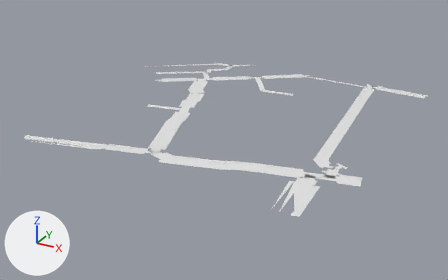
Two versions of the glTF model apps/client/public/world/chunk_0_5.glb, one commit apart.
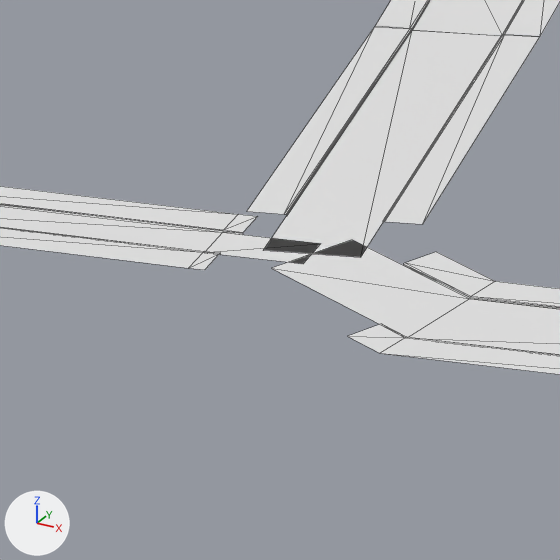
The first picture shows the older version from a camera (50 mm lens) standing at (277.0, -1456.0, 155.0) and looking at (87.0, -1111.0, -18.0). The close-ups show the older and then the newer version on the part from 27% to 40% of the width and 45% to 66% of the height of that picture. Only the edits that show in the close-ups are written down. The axes (+X, +Y, +Z) are drawn at lower left. The lights are the same throughout. The close-ups show mesh edges as thin lines. Vertices at exactly the same position are counted once.

In view in the first close-up: 'curb', 'road', 'sidewalk'.
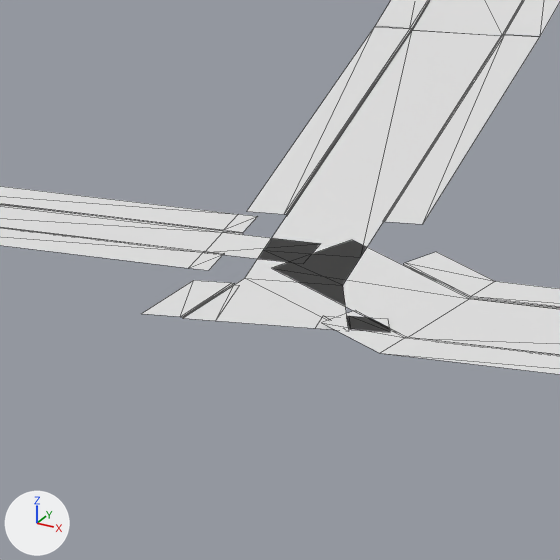
Patch to the scene script:
```diff
--- a/apps/client/public/world/chunk_0_5.glb.py
+++ b/apps/client/public/world/chunk_0_5.glb.py
@@ me_road @@
 # used by ob_road; location = (0.0, 0.0, 0.0)
-me_road.from_pydata(...)  # 151 vertices, 101 faces; spans x -28.0..200.0, y -1211.0..-993.0, z 0.0
+me_road.from_pydata(...)  # 165 vertices, 111 faces; spans x -28.0..200.0, y -1211.0..-993.0, z 0.0
+# me_road part 1: 6 vertices added at x 77.0..88.0, y -1194.0..-1182.0, z 0.0
+# other edits to the shape of me_road do not show in these pictures
@@ me_sidewalk @@
 # used by ob_sidewalk; location = (0.0, 0.0, 0.0)
-me_sidewalk.from_pydata(...)  # 188 vertices, 120 faces; spans x -5.0..200.0, y -1212.0..-999.0, z 0.0
+me_sidewalk.from_pydata(...)  # 211 vertices, 135 faces; spans x -5.0..200.0, y -1212.0..-999.0, z 0.0
+# me_sidewalk part 2: the loose piece of 4 vertices spanning x 167.0..170.0, y -1177.0..-1171.0, z 0.0 is copied, and the copy is moved by (-91.0, -17.0, 0.0); it spans x 76.0..78.0, y -1195.0..-1189.0, z 0.0
+# me_sidewalk part 3: 1 vertex moved within x 89.0, y -1189.0, z 0.0; 1 vertex removed from x 88.0, y -1192.0, z 0.0; 5 vertices added at x 86.0..90.0, y -1191.0..-1189.0, z 0.0
+# other edits to the shape of me_sidewalk do not show in these pictures
@@ me_curb @@
 # used by ob_curb; location = (0.0, 0.0, 0.0)
-me_curb.from_pydata(...)  # 286 vertices, 244 faces; spans x -4.0..200.0, y -1212.0..-999.0, z 0.0
+me_curb.from_pydata(...)  # 321 vertices, 274 faces; spans x -4.0..200.0, y -1212.0..-999.0, z 0.0
+# me_curb part 4: the loose piece of 6 vertices spanning x 170.0, y -1177.0..-1171.0, z 0.0 is copied, and the copy is moved by (-91.0, -17.0, 0.0); it spans x 78.0, y -1194.0..-1189.0, z 0.0
+# me_curb part 5: 3 vertices moved from x 89.0, y -1189.0, z 0.0 to x 87.0, y -1189.0..-1188.0, z 0.0; 1 vertex removed from x 75.0, y -1186.0, z 0.0; 1 vertex added at x 76.0, y -1186.0, z 0.0
+# other edits to the shape of me_curb do not show in these pictures
@@ me_parking @@
 # used by ob_parking; location = (0.0, 0.0, 0.0)
 # verts and faces of me_parking; kept vertices keep their numbers, new ones are numbered from 7
-me_parking.from_pydata(...)  # 7 vertices, 3 faces; spans x 167.1..181.3, y -1211.7..-1176.6, z 0.0
+me_parking.from_pydata(...)  # 23 vertices, 13 faces; spans x 78.4..194.9, y -1211.8..-1139.9, z 0.0
+# me_parking part 6
+verts[10] = (86.1, -1191.5, 0.0)  # pixel (315, 328)
+verts[11] = (87.9, -1190.8, 0.0)  # pixel (348, 330)
+verts[12] = (85.5, -1189.8, 0.0)  # pixel (323, 315)
+verts[13] = (86.8, -1189.4, 0.0)
+verts[14] = (78.5, -1194.1, 0.0)  # pixel (182, 318)
+verts[15] = (80.4, -1193.5, 0.0)  # pixel (215, 320)
+verts[16] = (78.4, -1188.8, 0.0)  # pixel (234, 284)
+verts[17] = (78.8, -1188.7, 0.0)  # pixel (239, 285)
+faces += [(10, 11, 12), (11, 13, 12), (14, 15, 16), (15, 17, 16)]
+# other edits to the shape of me_parking do not show in these pictures
```

Boxes [x1, y1, x2, y2] around the edits, measured in the close-ups (560 x 560 px; the box of a moved part takes in the faces that stretch with it):
'parking', reshaped (not visible before)
    after: [184, 285, 335, 330]
part 1 of me_road, added
    after: [183, 30, 501, 329]
part 2 of me_sidewalk, added
    after: [142, 280, 231, 317]
part 3 of me_sidewalk, built on
    before: [348, 324, 405, 353]
    after: [322, 311, 405, 353]
part 4 of me_curb, added
    after: [180, 283, 234, 318]
part 5 of me_curb, moved or reshaped
    before: [380, 324, 407, 337]
    after: [207, 252, 407, 337]
